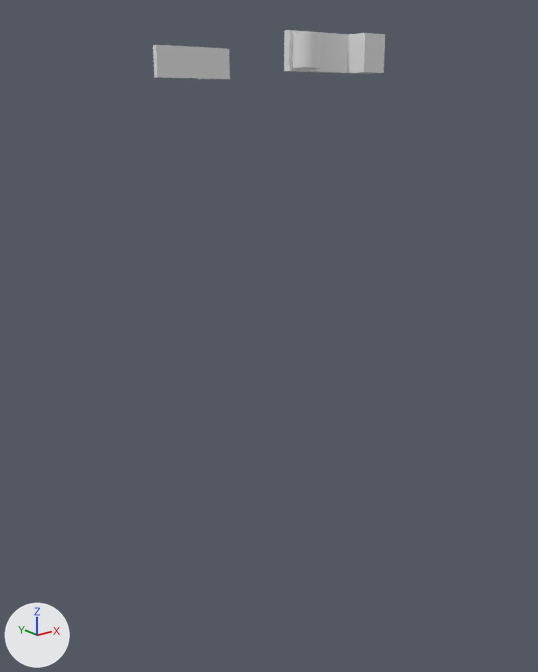
Before and after pictures for a commit that changed the Blender file case.blend.
Both versions are drawn from a 50 mm camera at (-7.03, -9.27, 3.65) aimed at (0.45, 0.07, -0.09). The lights are fixed; the arrows at lower left show +X, +Y and +Z. The same objects are shown in both versions, whatever each file hides.
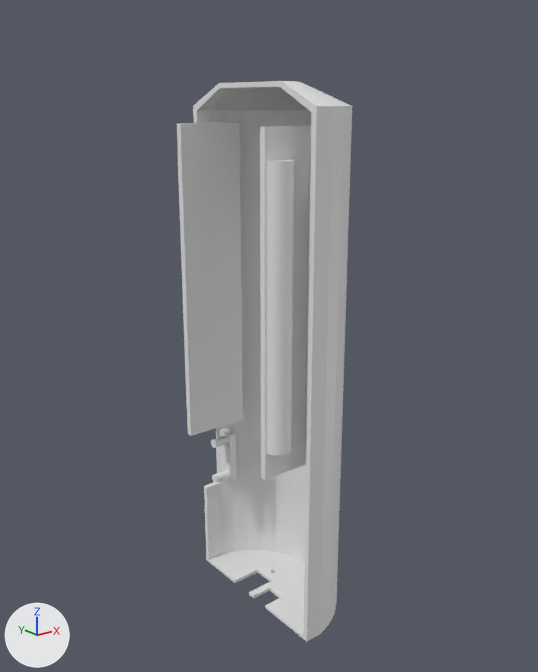
Changed parts and their boxes [x1, y1, x2, y2] in the pictures (538 x 672 px; the box of a moved part takes in the faces that stretch with it):
'CaseR', added
    after: [193, 81, 352, 641]
'Cylinder.005', reshaped, moved, rescaled
    before: [284, 30, 385, 74]
    after: [260, 126, 311, 480]
'Cylinder.006', reshaped, moved, rescaled (14% narrower, 775% taller)
    before: [153, 45, 230, 80]
    after: [177, 122, 243, 436]
'Case.000', added
    after: [211, 428, 237, 483]
part 1 of me_cylinder_001, moved or reshaped
    before: [292, 33, 321, 69]
    after: [178, 159, 294, 456]
part 2 of me_cylinder_001, moved or reshaped
    before: [183, 32, 352, 79]
    after: [204, 123, 311, 471]
part 3 of me_cylinder_001, moved or reshaped
    before: [213, 33, 385, 80]
    after: [210, 122, 232, 123]
part 4 of me_cylinder_001, moved or reshaped
    before: [211, 48, 365, 79]
    after: [225, 122, 243, 424]
part 5 of me_cylinder_001, moved or reshaped
    before: [153, 30, 320, 78]
    after: [177, 123, 290, 480]

The change in detail:
me_cylinder_001 has 74 vertices, 51 faces and spans x -5.75..1.25, y -0.5..1.5, z -1.2..1.2.
me_cylinder_001 is used by ob_cylinder_006; location (-0.37, 1.65, 4.27); rotation (3.142, 0.0, -3.142), in degrees (180, 0, -180); scale (0.2, 0.2, 0.2).
Before the commit, vertices of me_cylinder_001: 48 (1.25, 0.0, -1.2), 49 (1.25, -0.5, -1.2), 50 (1.25, -0.5, 1.2), 51 (1.25, 0.0, 1.2).
me_cylinder_001 part 1: the loose piece of 38 vertices spanning x -1.0..1.0, y -0.35..1.0, z -1.0..1.0 is scaled about its middle by (0.95, 0.95, 0.998), then moved by (-0.43, 0.01, 0.0).
me_cylinder_001 part 2: all 18 vertices in x -4.13..-3.62, y -0.5..0.26, z -1.2..1.2 are moved by (0.87, 0.0, 0.0).
me_cylinder_001 part 3: all 2 vertices in x -3.88, y 1.5, z -1.2..1.2 are moved by (0.87, 0.38, 0.0).
me_cylinder_001 part 4: all 6 vertices in x -5.75, y -0.5..1.5, z -1.2..1.2 are moved by (1.47, 0.0, 0.0).
Part 5, on me_cylinder_001:
Vertices 48 to 51 of me_cylinder_001 move by (-0.61, 0.0, 0.0).
Mesh me_cylinder_007 is new.
It has 258 vertices, 158 faces and spans x -1.8..0.0, y -1.77..1.77, z -5.0..3.94.
Mesh me_cylinder_005 is new.
It has 136 vertices, 74 faces and spans x -0.525..0.0, y 1.244..1.678, z -3.179..-2.229.
Object 'Cylinder.006' (ob_cylinder_006) moves from (-0.37, 1.65, 4.27) to (-0.43, 1.1, 0.69).
Object 'Cylinder.006' (ob_cylinder_006) is rescaled from (0.2, 0.2, 0.2) to (0.231, 0.21, 2.21).
Object 'Cylinder.005' (ob_cylinder_005) moves from (-0.35, -1.65, 4.27) to (-0.41, -1.09, 0.69).
Object 'Cylinder.005' (ob_cylinder_005) is rescaled from (0.2, 0.2, 0.2) to (0.231, 0.21, 2.21).
Object 'CaseR' (ob_caser) is new; it shows me_cylinder_007.
Its location is (0.0, 0.0, 0.0).
Its scale is (-0.852, 0.852, 1.0).
Object 'Case.000' (ob_case_000) is new; it shows me_cylinder_005.
Its location is (0.0, 0.0, 0.0).
Its scale is (-0.852, 0.852, 1.0).
